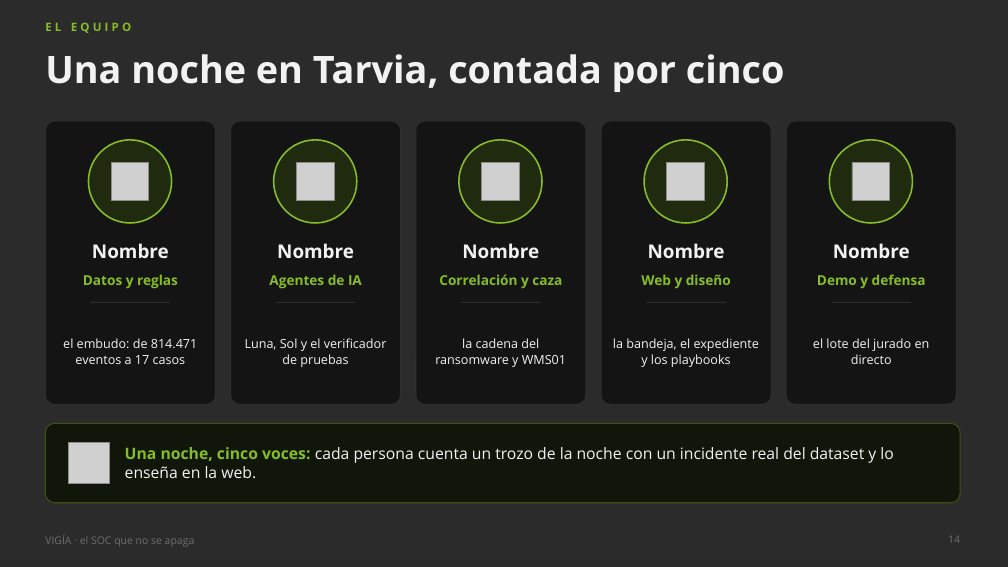
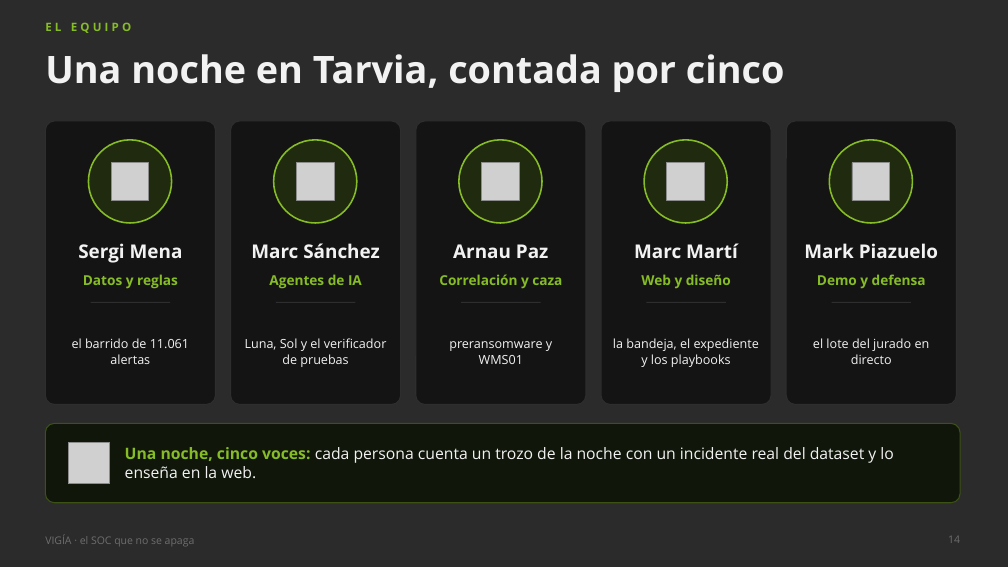
Before and after one commit to marcmarti9/Hack-2026-27, a slide deck: slide 14 of docs/presentacion/VIGIA_presentacion.pptx. Drawn at 1008x567 pixels with LibreOffice and Linux fonts; fonts in the diff are those of the drawing; grey boxes stand for pictures; background and template pictures are left out; a plain dark background stands for a picture behind light text. Boxes give left, top, right and bottom in pixels: in the first picture for what was removed or moved away, otherwise in the second. Text is boxed around its words. In the diff, an @@ line names an element or a change of style, - is before the commit and + after.

```diff
--- a/docs/presentacion/VIGIA_presentacion.pptx
+++ b/docs/presentacion/VIGIA_presentacion.pptx
@@ text at [78, 243, 183, 263]: text changed @@
-Nombre
+Sergi Mena
@@ text at [251, 243, 380, 258]: text changed @@
-Nombre
+Marc Sánchez
@@ text at [453, 244, 548, 258]: text changed @@
-Nombre
+Arnau Paz
@@ text at [634, 243, 738, 258]: text changed @@
-Nombre
+Marc Martí
@@ text at [804, 243, 938, 258]: text changed @@
-Nombre
+Mark Piazuelo
@@ text at [72, 338, 189, 364]: text changed @@
-el embudo: de 814.471 eventos a 17 casos
+el barrido de 11.061 alertas
@@ text at [449, 341, 552, 364]: text changed @@
-la cadena del ransomware y WMS01
+preransomware y WMS01
```
Also in this commit, not shown: 11 other slides changed, 3 other files.
